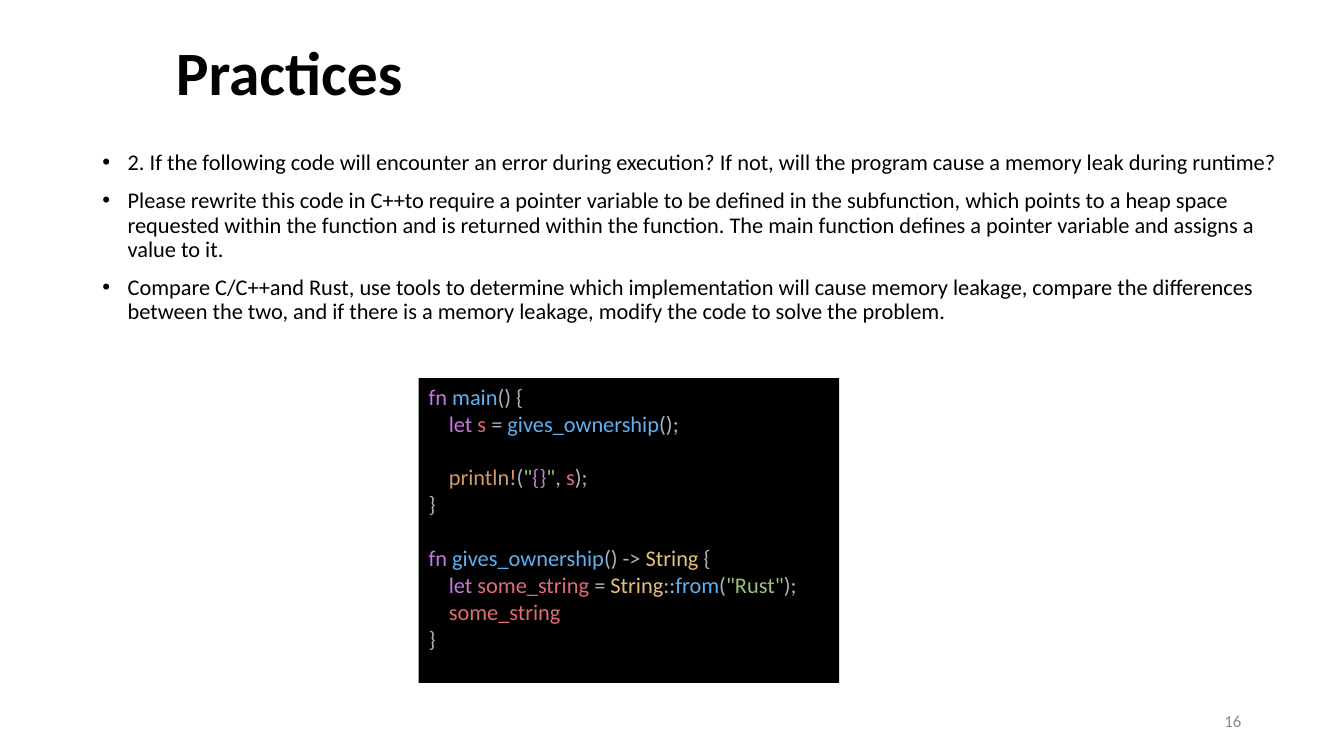
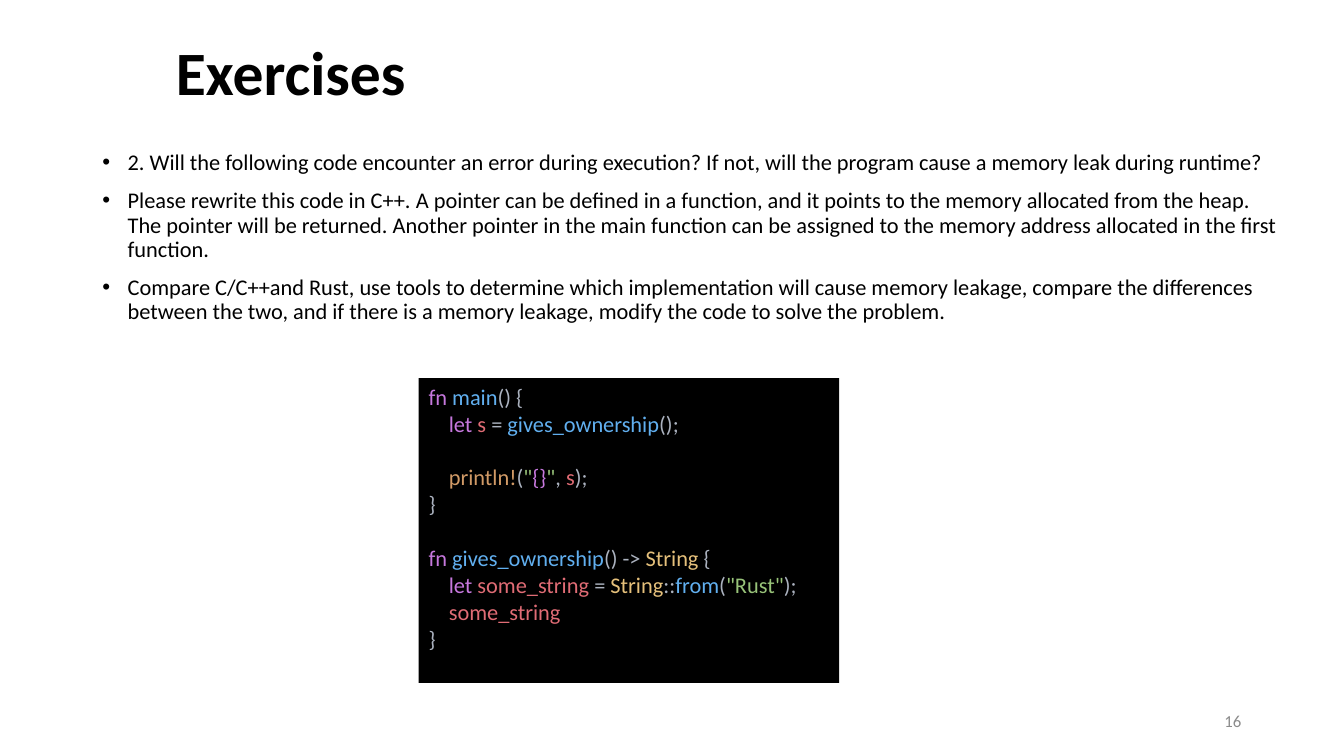
Before and after one commit to ShiqiYu/CPP, a slide deck: slide 16 of rust/Rust-Lab2.pptx. Drawn at 1344x756 pixels with LibreOffice and Linux fonts; fonts in the diff are those of the drawing; background and template pictures are left out. Boxes give left, top, right and bottom in pixels: in the first picture for what was removed or moved away, otherwise in the second. Text is boxed around its words. In the diff, an @@ line names an element or a change of style, - is before the commit and + after.

```diff
--- a/rust/Rust-Lab2.pptx
+++ b/rust/Rust-Lab2.pptx
@@ title at (176,51,406,96): text changed @@
-Practices
+Exercises
@@ text at (128,154,1276,257): text changed @@
-• 2. If the following code will encounter an error during execution? If not, will the program cause a memory leak during runtime?
-• Please rewrite this code in C++to require a pointer variable to be defined in the subfunction, which points to a heap space requested within the function and is returned within the function. The main function defines a pointer variable and assigns a value to it.
+• 2. Will the following code encounter an error during execution? If not, will the program cause a memory leak during runtime?
+• Please rewrite this code in C++. A pointer can be defined in a function, and it points to the memory allocated from the heap. The pointer will be returned. Another pointer in the main function can be assigned to the memory address allocated in the first function.
```
Also in this commit, not shown: 2 other slides changed, 2 other files.
